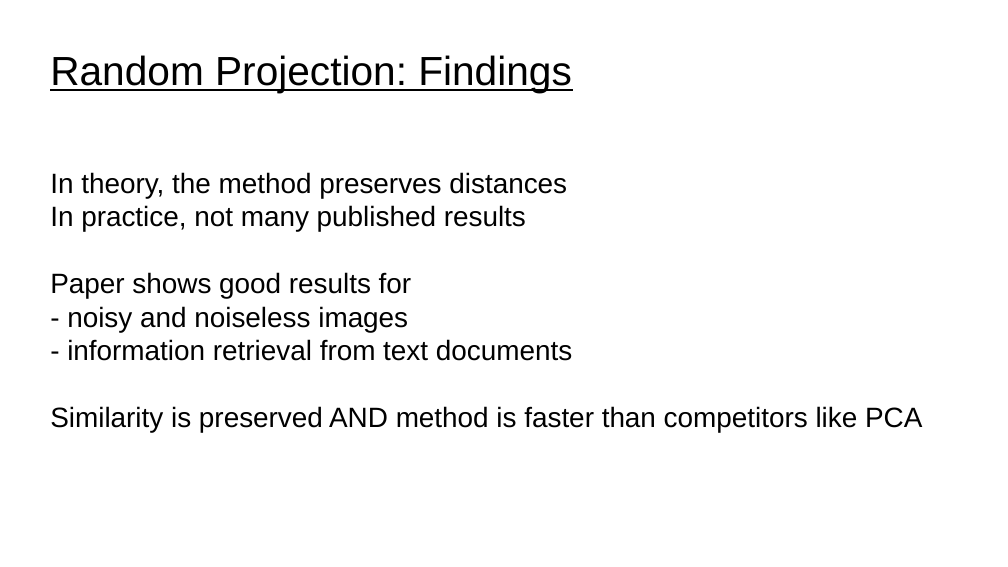
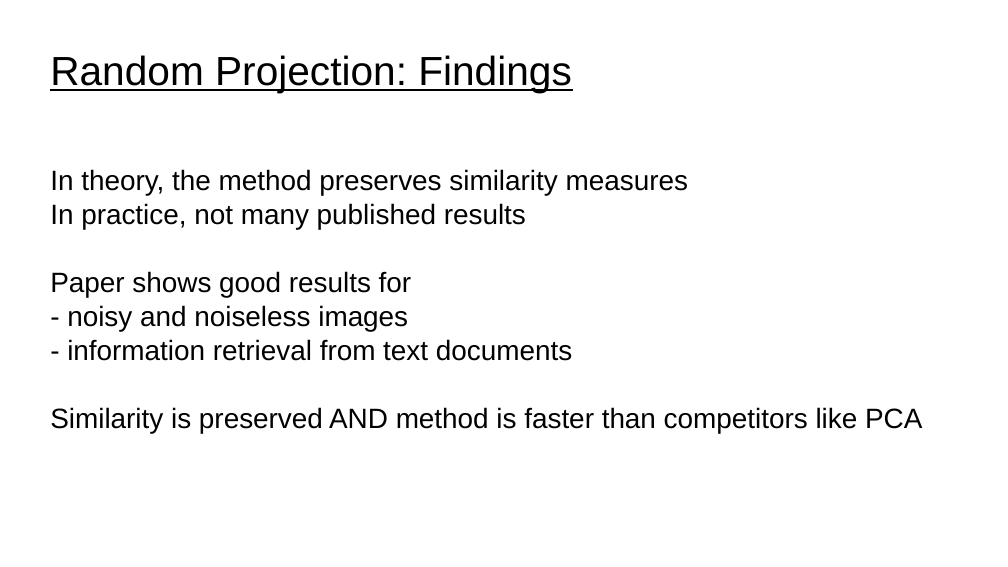
Before and after one commit to UVADS/distributed_computing, a slide deck: slide 8 of 12_vector_store/random_projection.ppt (slide 7 before the commit). Drawn at 1008x567 pixels with LibreOffice and Linux fonts; fonts in the diff are those of the drawing. Boxes give left, top, right and bottom in pixels: in the first picture for what was removed or moved away, otherwise in the second. Text is boxed around its words. In the diff, an @@ line names an element or a change of style, - is before the commit and + after.

Commit message:
added to random projection slides, added agenda

```diff
--- a/12_vector_store/random_projection.ppt
+++ b/12_vector_store/random_projection.ppt
@@ subtitle at bbox=[50, 169, 688, 195]: text changed @@
-In theory, the method preserves distances
+In theory, the method preserves similarity measures
```
Also in this commit, not shown: 6 other slides changed, 5 slides added, 3 other files.
